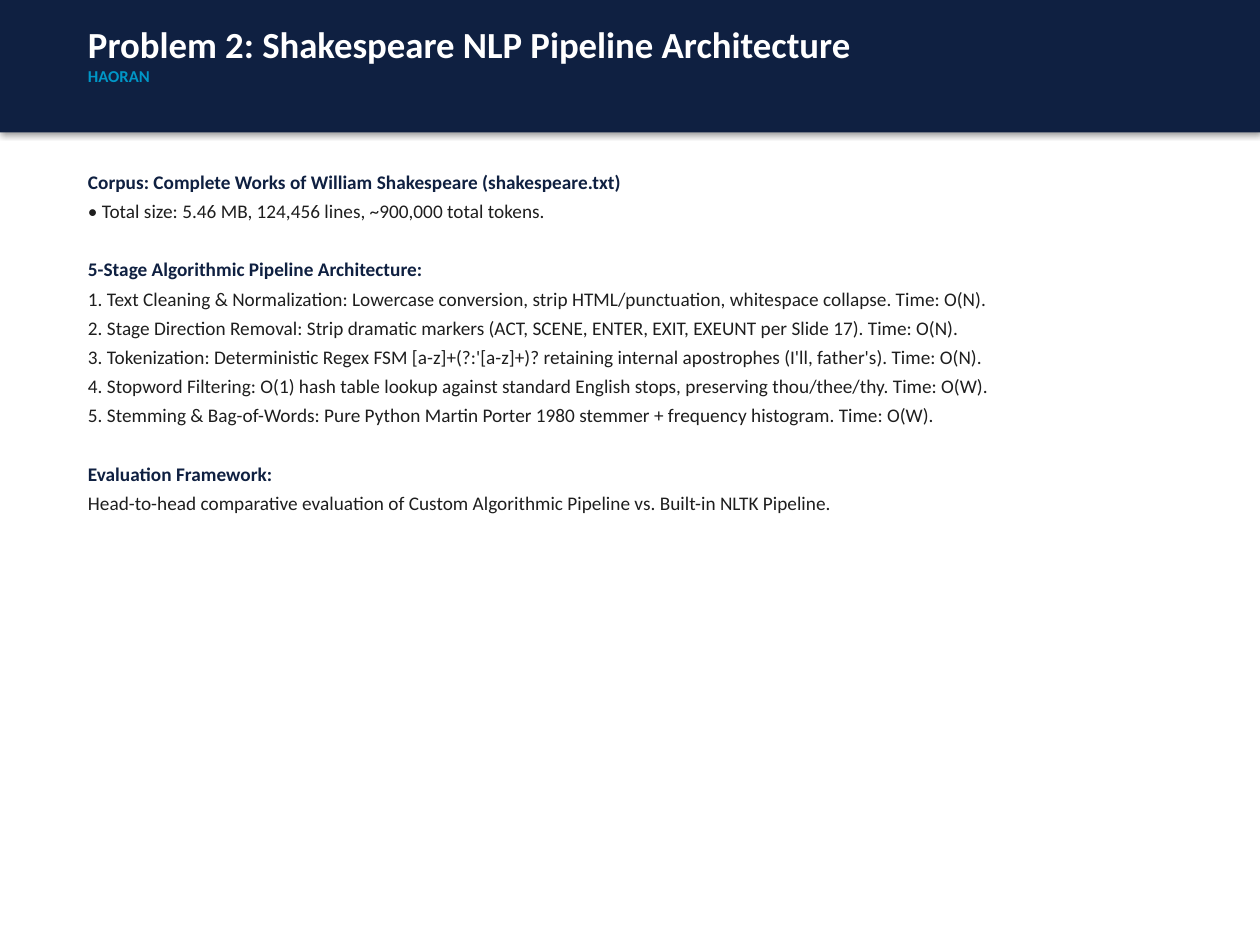
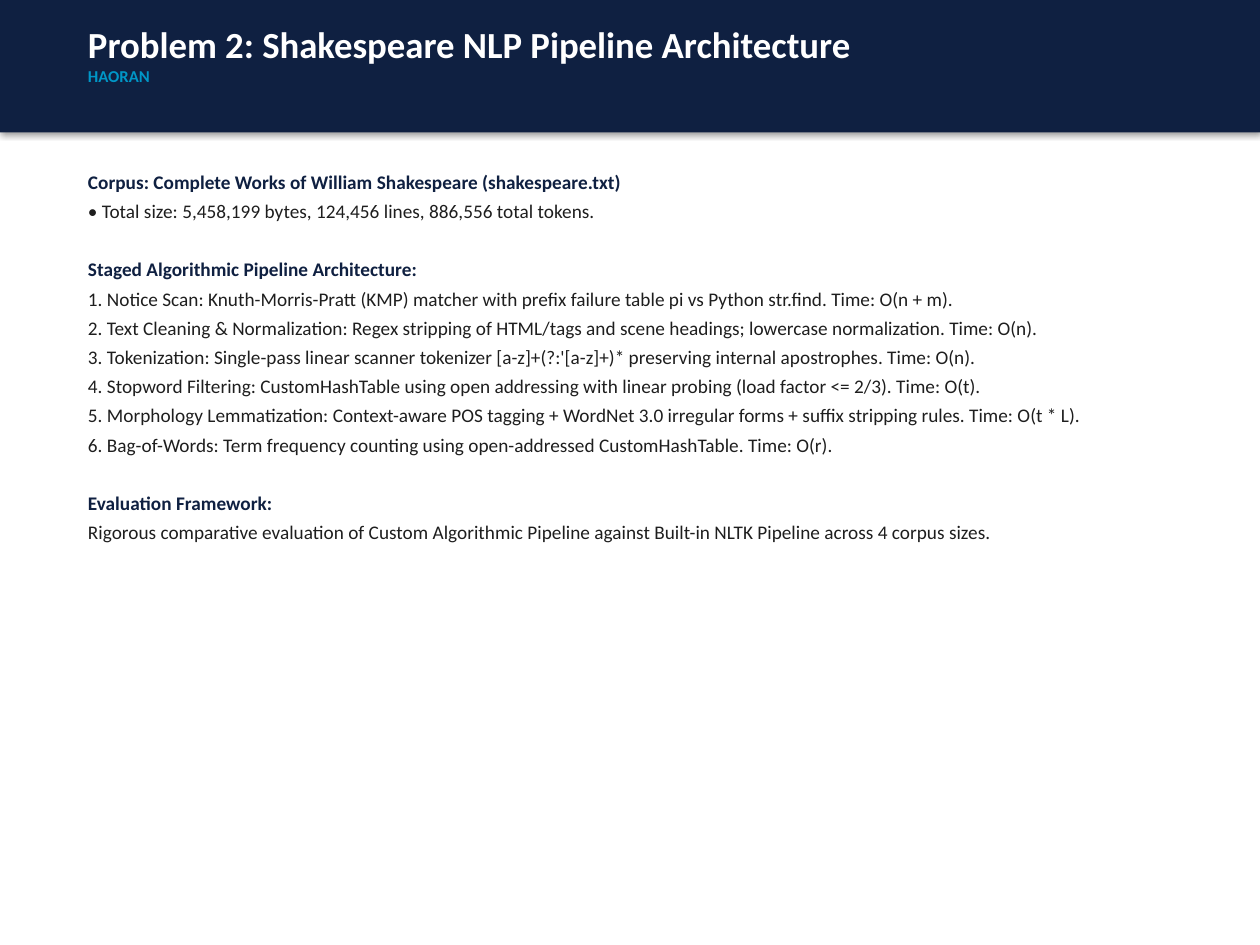
Before and after one commit to tinana2k/CS-5592---Dsng-and-Anal-Algorithms, a slide deck: slide 9 of Assignment 2/presentation/Assignment2_Presentation_Tina_and_Haoran.pptx. Drawn at 1260x945 pixels with LibreOffice and Linux fonts; fonts in the diff are those of the drawing. Boxes give left, top, right and bottom in pixels: in the first picture for what was removed or moved away, otherwise in the second. Text is boxed around its words. In the diff, an @@ line names an element or a change of style, - is before the commit and + after.

Commit message:
Integrate Problem 1 technical review fixes and Problem 2 NLP pipeline redesign across all deliverables

```diff
--- a/Assignment 2/presentation/Assignment2_Presentation_Tina_and_Haoran.pptx
+++ b/Assignment 2/presentation/Assignment2_Presentation_Tina_and_Haoran.pptx
@@ text at bbox=[88, 204, 1080, 456]: text changed @@
-• Total size: 5.46 MB, 124,456 lines, ~900,000 total tokens.
-5-Stage Algorithmic Pipeline Architecture:
-1. Text Cleaning & Normalization: Lowercase conversion, strip HTML/punctuation, whitespace collapse. Time: O(N).
-2. Stage Direction Removal: Strip dramatic markers (ACT, SCENE, ENTER, EXIT, EXEUNT per Slide 17). Time: O(N).
-3. Tokenization: Deterministic Regex FSM [a-z]+(?:'[a-z]+)? retaining internal apostrophes (I'll, father's). Time: O(N).
-4. Stopword Filtering: O(1) hash table lookup against standard English stops, preserving thou/thee/thy. Time: O(W).
-5. Stemming & Bag-of-Words: Pure Python Martin Porter 1980 stemmer + frequency histogram. Time: O(W).
+• Total size: 5,458,199 bytes, 124,456 lines, 886,556 total tokens.
+Staged Algorithmic Pipeline Architecture:
+1. Notice Scan: Knuth-Morris-Pratt (KMP) matcher with prefix failure table pi vs Python str.find. Time: O(n + m).
+2. Text Cleaning & Normalization: Regex stripping of HTML/tags and scene headings; lowercase normalization. Time: O(n).
+3. Tokenization: Single-pass linear scanner tokenizer [a-z]+(?:'[a-z]+)* preserving internal apostrophes. Time: O(n).
+4. Stopword Filtering: CustomHashTable using open addressing with linear probing (load factor <= 2/3). Time: O(t).
+5. Morphology Lemmatization: Context-aware POS tagging + WordNet 3.0 irregular forms + suffix stripping rules. Time: O(t * L).
+6. Bag-of-Words: Term frequency counting using open-addressed CustomHashTable. Time: O(r).
@@ text at bbox=[88, 525, 990, 543]: text changed @@
-Head-to-head comparative evaluation of Custom Algorithmic Pipeline vs. Built-in NLTK Pipeline.
+Rigorous comparative evaluation of Custom Algorithmic Pipeline against Built-in NLTK Pipeline across 4 corpus sizes.
```
Also in this commit, not shown: 5 other slides changed, 2 slides added, 2 slides removed, 17 other files.
